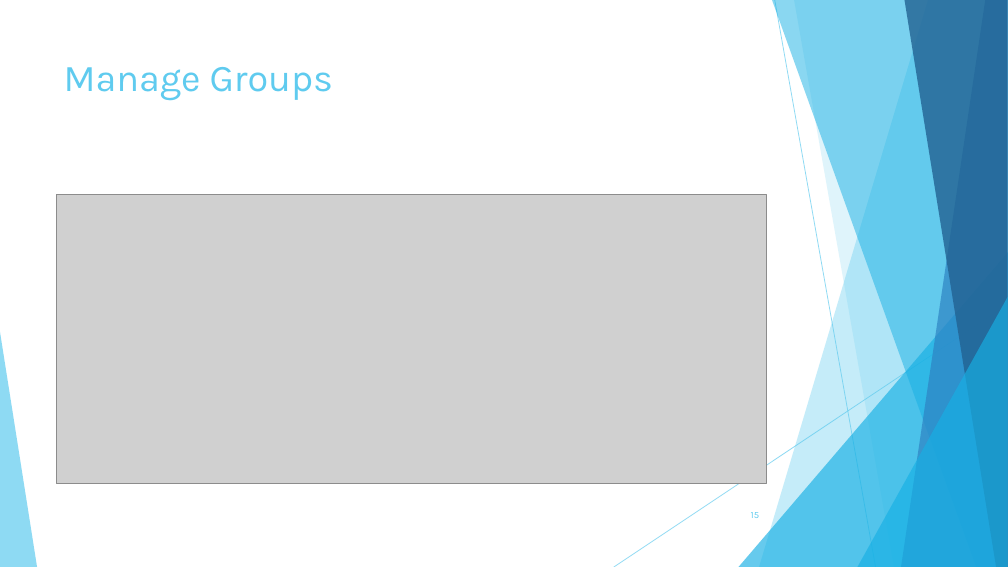
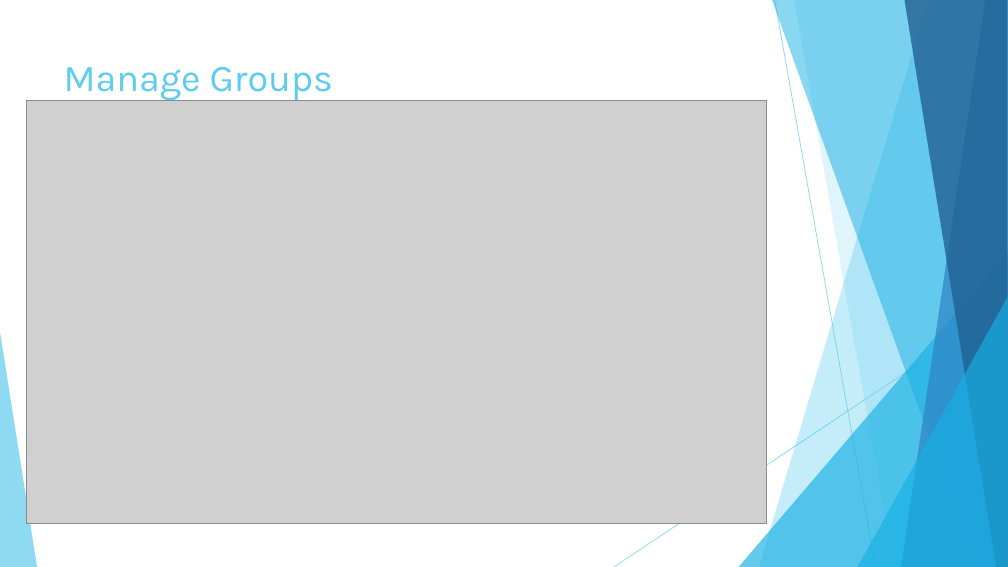
Before and after one commit to jpodier/cosc617-FinalProject-bathm-podie-quin, a slide deck: slide 17 of TowsonBook.pptx (slide 15 before the commit). Drawn at 1008x567 pixels with LibreOffice and Linux fonts; fonts in the diff are those of the drawing; grey boxes stand for pictures. Boxes give left, top, right and bottom in pixels: in the first picture for what was removed or moved away, otherwise in the second. Text is boxed around its words. In the diff, an @@ line names an element or a change of style, - is before the commit and + after.

```diff
--- a/TowsonBook.pptx
+++ b/TowsonBook.pptx
@@ picture resized from (x1=56, y1=194, x2=767, y2=483) to (x1=26, y1=100, x2=767, y2=523) @@
@@ page number removed at (x1=751, y1=512, x2=759, y2=518) @@
-15
```
Also in this commit, not shown: 10 other slides changed, 2 slides added.
